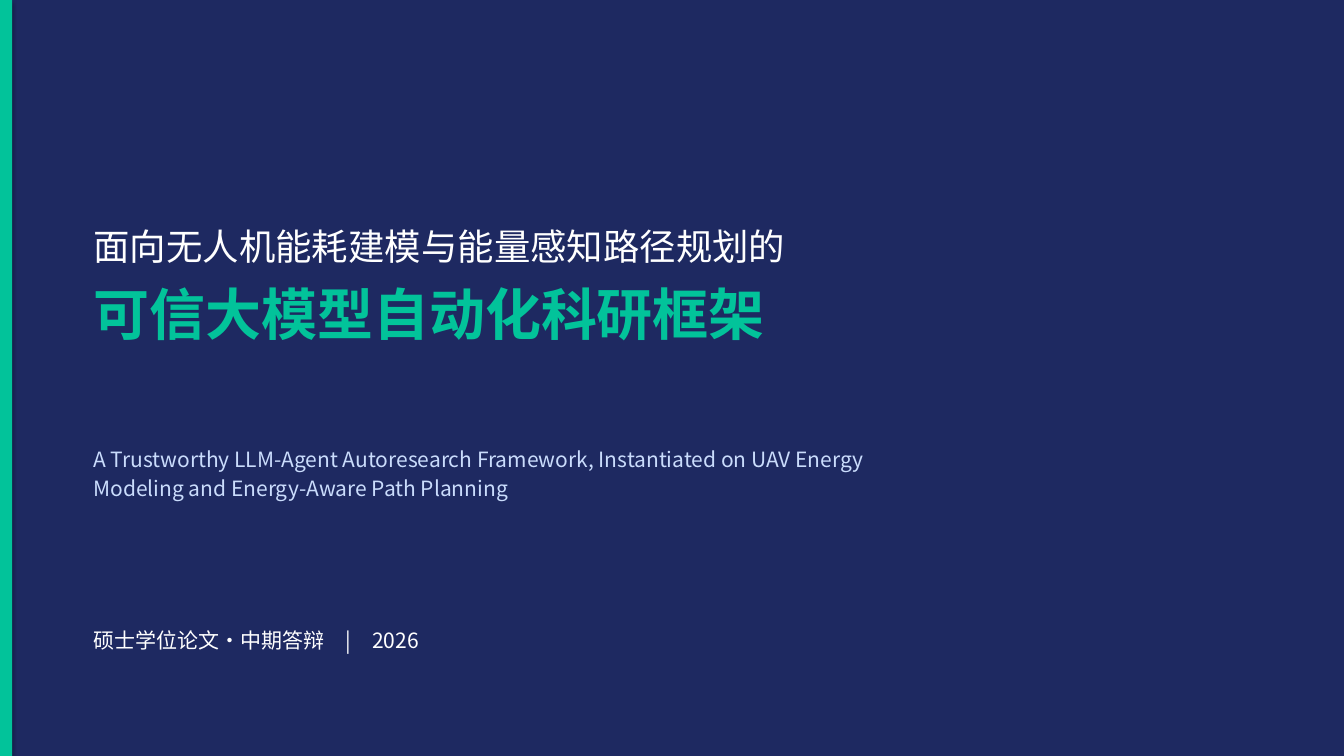
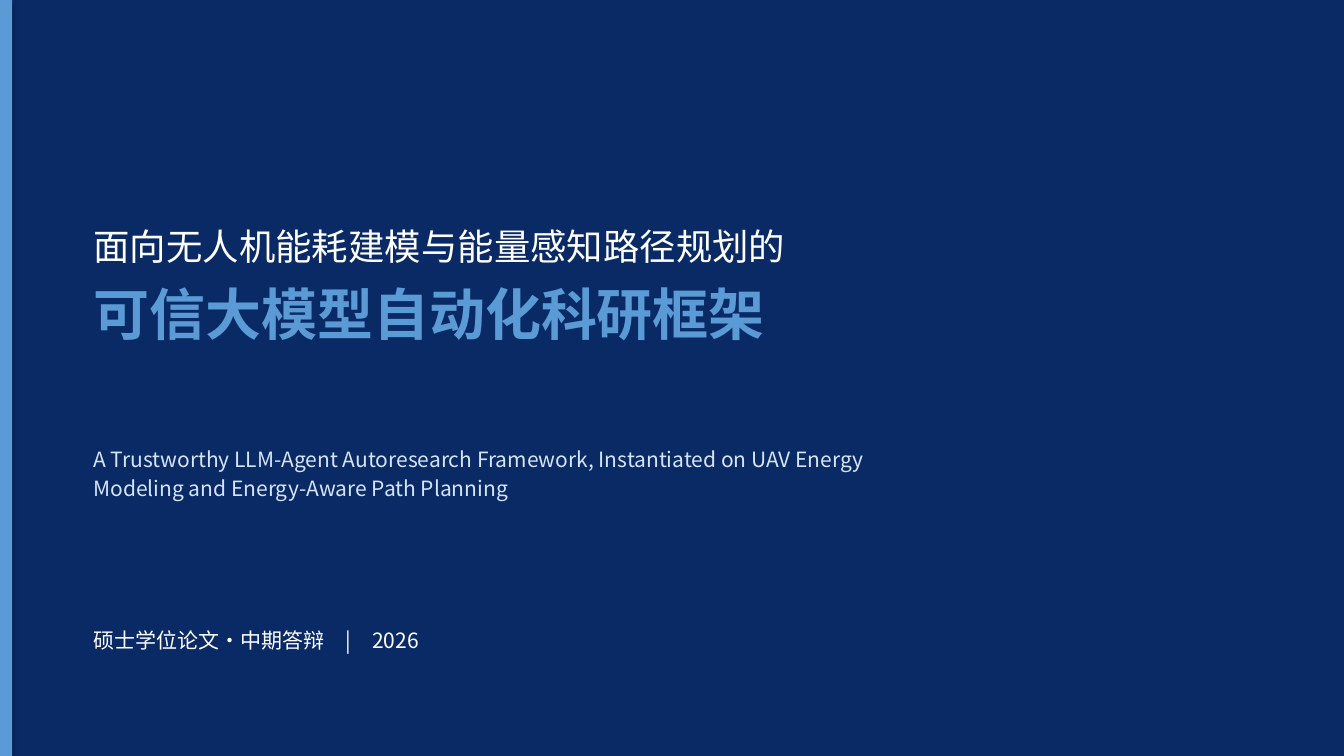
Before and after one commit to wbz0429/PathPlanningwithEnergy, a slide deck: slide 1 of autoresearch/energy_m100/experiments/midterm_defense.pptx. Drawn at 1344x756 pixels with LibreOffice and Linux fonts; fonts in the diff are those of the drawing. Boxes give left, top, right and bottom in pixels: in the first picture for what was removed or moved away, otherwise in the second. Text is boxed around its words. In the diff, an @@ line names an element or a change of style, - is before the commit and + after.

```diff
--- a/autoresearch/energy_m100/experiments/midterm_defense.pptx
+++ b/autoresearch/energy_m100/experiments/midterm_defense.pptx
@@ background #1E2961 to #0A2A66 @@
@@ rectangle at (0,0,12,756): fill #02C39A to #5B9BD5 @@
@@ text at (93,287,764,340): text colour #02C39A to #5B9BD5 in "可信大模型自动化科研框架" @@
@@ text "A Trustworthy LLM-Agent Autoresearch Framework, ..." at (93,450,863,501): text colour #CADCFC to #D6E4F7 @@
```
Also in this commit, not shown: 24 other slides changed, 9 other files.
